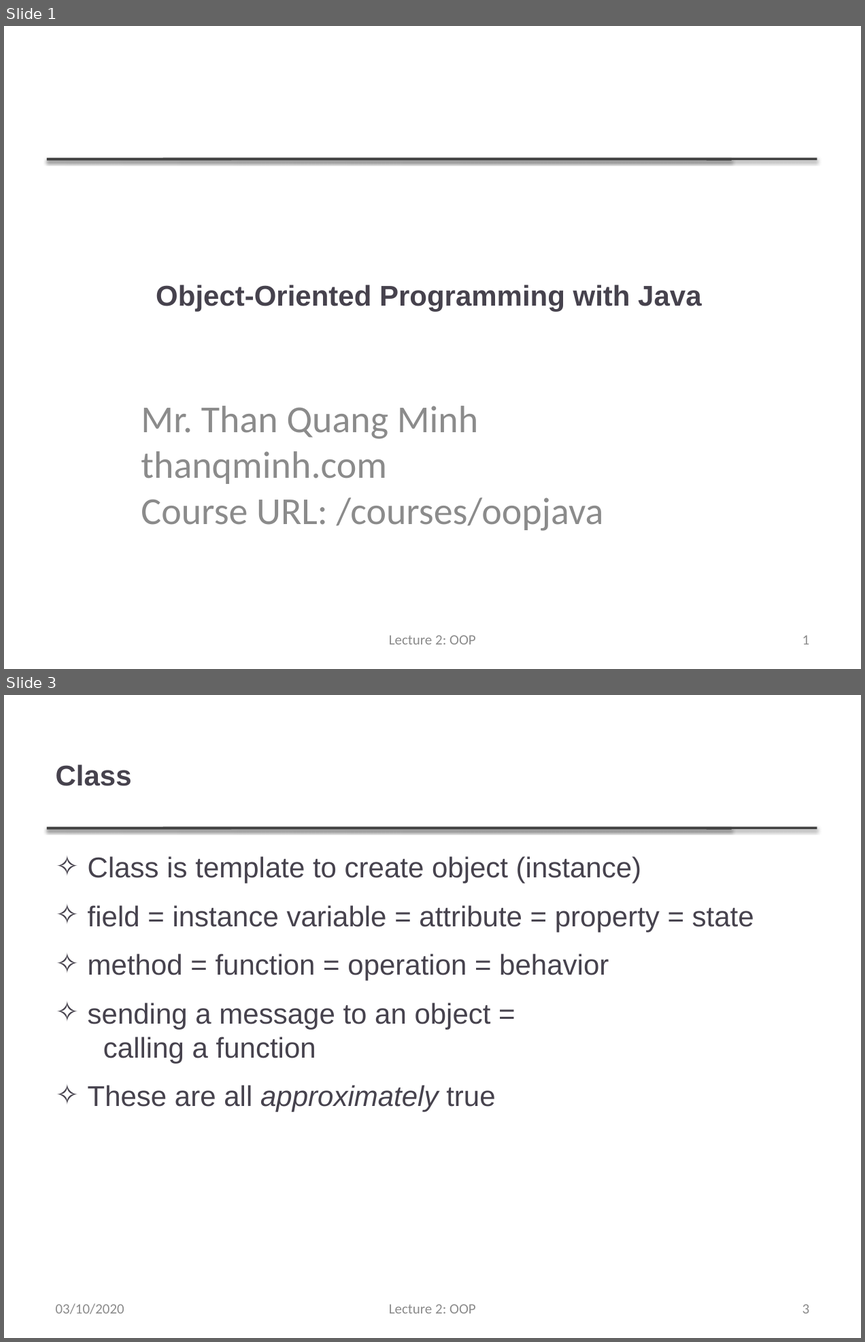
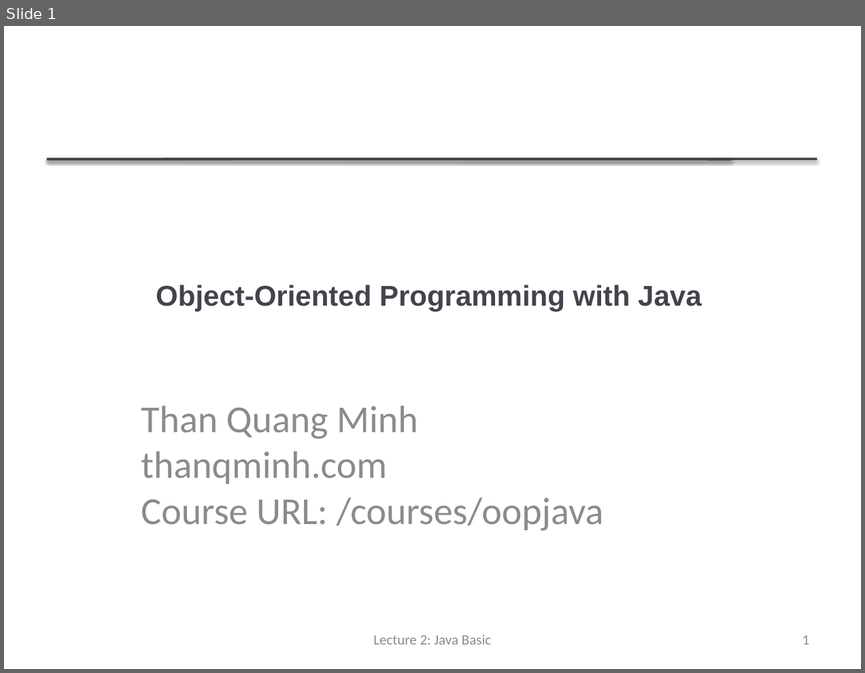
Before and after one commit to thanqminh/thanqminh.github.io, a slide deck: courses/oopjava/lecture2.pptx. Shown one above the other, each under a label of ours: slides 1 and 3 before the commit, slide 1 after it; the slides between them are not shown. The pictures are 865x1342 and 865x673 pixels, drawn with LibreOffice and Linux fonts; fonts in the diff are those of the drawing. Boxes give left, top, right and bottom in pixels: in the first picture for what was removed or moved away, otherwise in the second. Text is boxed around its words. In the diff, an @@ line names an element or a change of style, - is before the commit and + after.

```diff
--- a/courses/oopjava/lecture2.pptx
+++ b/courses/oopjava/lecture2.pptx
@@ slide 3 removed at (x1=4, y1=695, x2=861, y2=1338), background #FFFFFF; not listed: 2 template elements that a slide beside it also shows @@
@@ title removed at (x1=56, y1=764, x2=132, y2=786) @@
-Class
@@ text removed at (x1=88, y1=856, x2=754, y2=1112) @@
-✧ Class is template to create object (instance)
-✧ field = instance variable = attribute = property = state
-✧ method = function = operation = behavior
-✧ sending a message to an object =
-  calling a function
-✧ These are all approximately true
@@ text removed at (x1=56, y1=1303, x2=124, y2=1314) @@
-03/10/2020
@@ text removed at (x1=389, y1=1304, x2=476, y2=1313) @@
-Lecture 2: OOP
@@ page number removed at (x1=802, y1=1304, x2=810, y2=1313) @@
-3
@@ slide 1 changed as well @@
@@ subtitle at (x1=141, y1=405, x2=418, y2=439): text changed @@
-Mr. Than Quang Minh
+Than Quang Minh
@@ text at (x1=373, y1=635, x2=491, y2=644): text changed @@
-Lecture 2: OOP
+Lecture 2: Java Basic
```
Also in this commit, not shown: 1 other slide changed, 7 slides added, 11 other slides removed, 6 other files.
